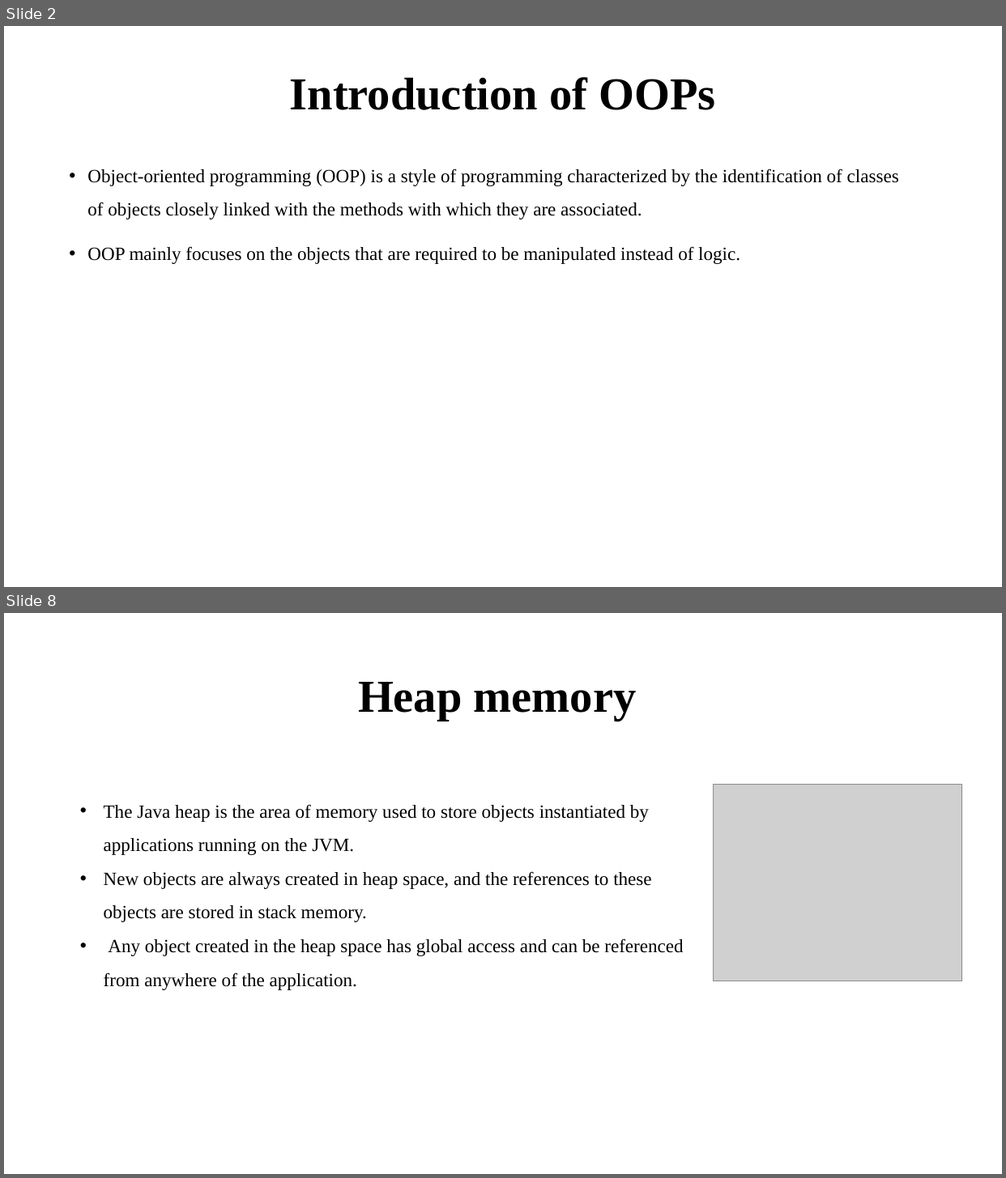
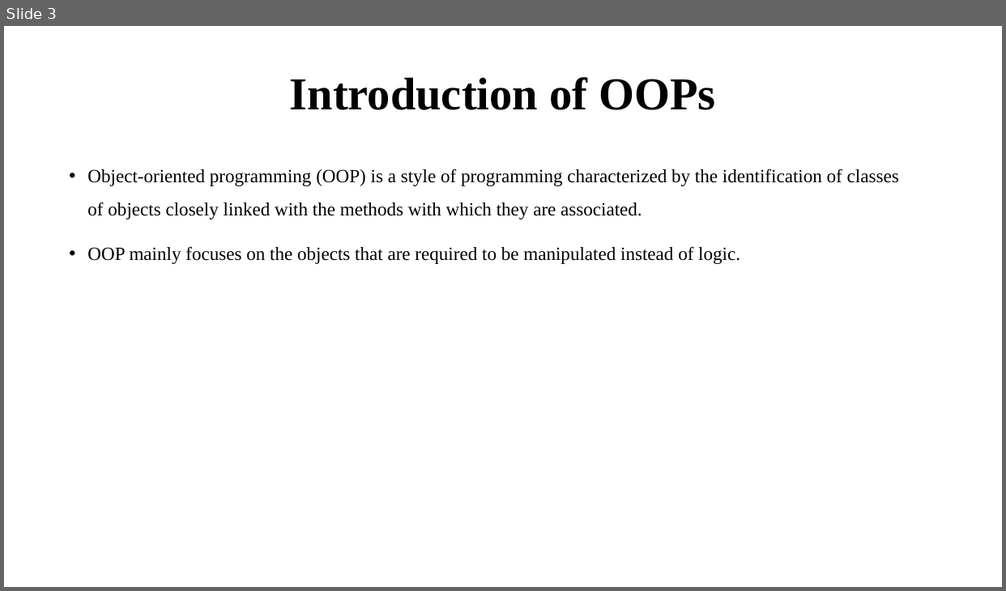
Before and after one commit to amitsharma7565/Core_and_Advance_Java, a slide deck: oops.pptx. Shown one above the other, each under a label of ours: slides 2 and 8 before the commit, slide 3 after it; the slides between them are not shown. The pictures are 1006x1178 and 1006x591 pixels, drawn with LibreOffice and Linux fonts; fonts in the diff are those of the drawing; grey boxes stand for pictures. Boxes give left, top, right and bottom in pixels: in the first picture for what was removed or moved away, otherwise in the second. Text is boxed around its words. In the diff, an @@ line names an element or a change of style, - is before the commit and + after.

```diff
--- a/oops.pptx
+++ b/oops.pptx
@@ slide 8 removed at bbox=[4, 613, 1002, 1174], background #FFFFFF @@
@@ title removed at bbox=[358, 682, 637, 721] @@
-Heap memory
@@ text removed at bbox=[104, 804, 683, 990] @@
-• The Java heap is the area of memory used to store objects instantiated by applications running on the JVM.
-• New objects are always created in heap space, and the references to these objects are stored in stack memory.
-• Any object created in the heap space has global access and can be referenced from anywhere of the application.
@@ picture removed at bbox=[714, 785, 962, 982] @@
@@ what was slide 2 is now slide 3 @@
```
Also in this commit, not shown: 3 slides changed, 27 slides added, 4 other slides removed, 3 other files.
